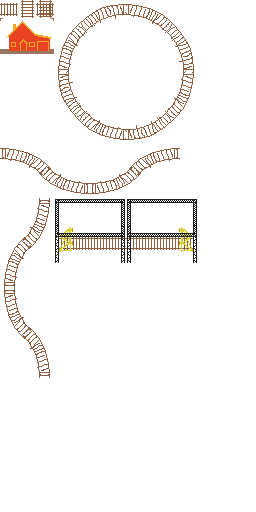
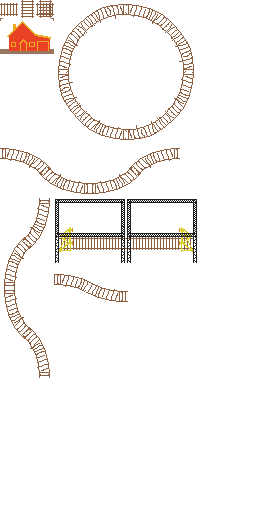
Comparing the layer stacks of the two 256 x 512 images. Changes:
painted on "texture.png" over (54, 274, 128, 302)
